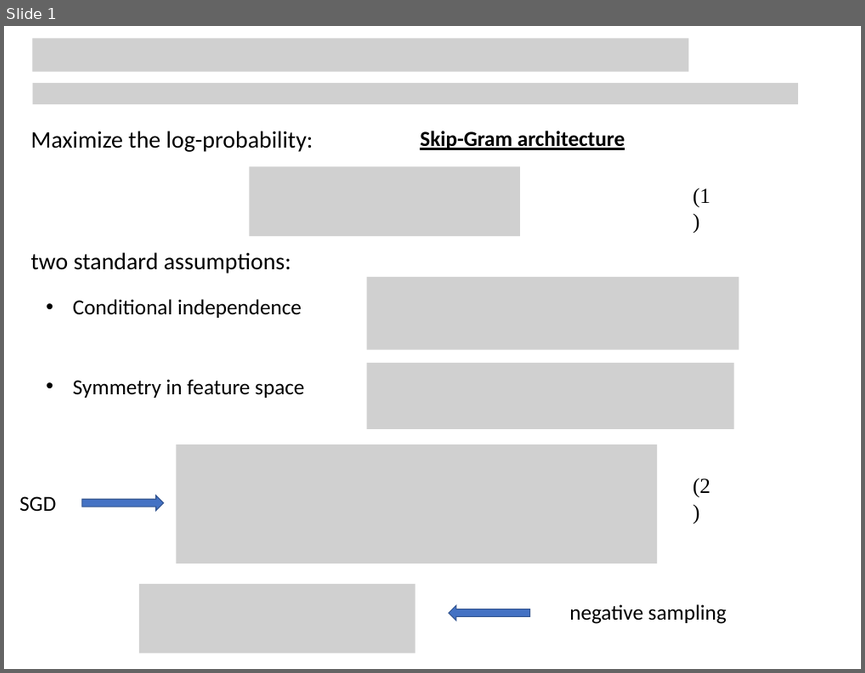
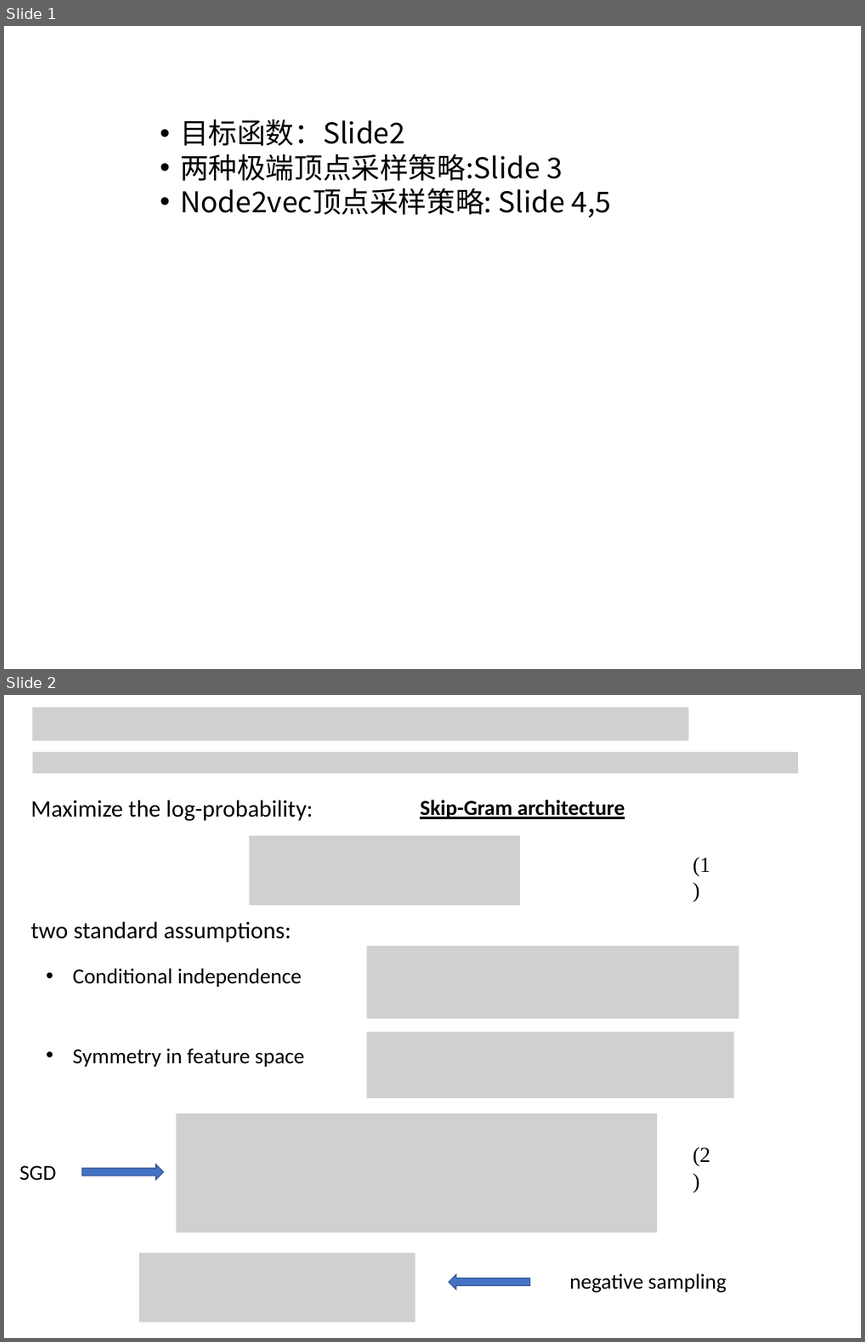
Before and after one commit to Tigerrr07/GNN-tiger, a slide deck: 2_node2vec/node2vec.pptx. Shown one above the other, each under a label of ours: slide 1 before the commit, slides 1 and 2 after it. The pictures are 865x673 and 865x1342 pixels, drawn with LibreOffice and Linux fonts; fonts in the diff are those of the drawing; grey boxes stand for pictures. Boxes give left, top, right and bottom in pixels: in the first picture for what was removed or moved away, otherwise in the second. Text is boxed around its words. In the diff, an @@ line names an element or a change of style, - is before the commit and + after.

```diff
--- a/2_node2vec/node2vec.pptx
+++ b/2_node2vec/node2vec.pptx
@@ slide 1 added at (x1=4, y1=26, x2=861, y2=669), background #FFFFFF @@
@@ text added at (x1=180, y1=119, x2=612, y2=217), 32 pt, text #000000 @@
+• 目标函数：Slide2
+• 两种极端顶点采样策略:Slide 3
+• Node2vec顶点采样策略: Slide 4,5
@@ what was slide 1 is now slide 2 @@
```
Also in this commit, not shown: 4 other files.
